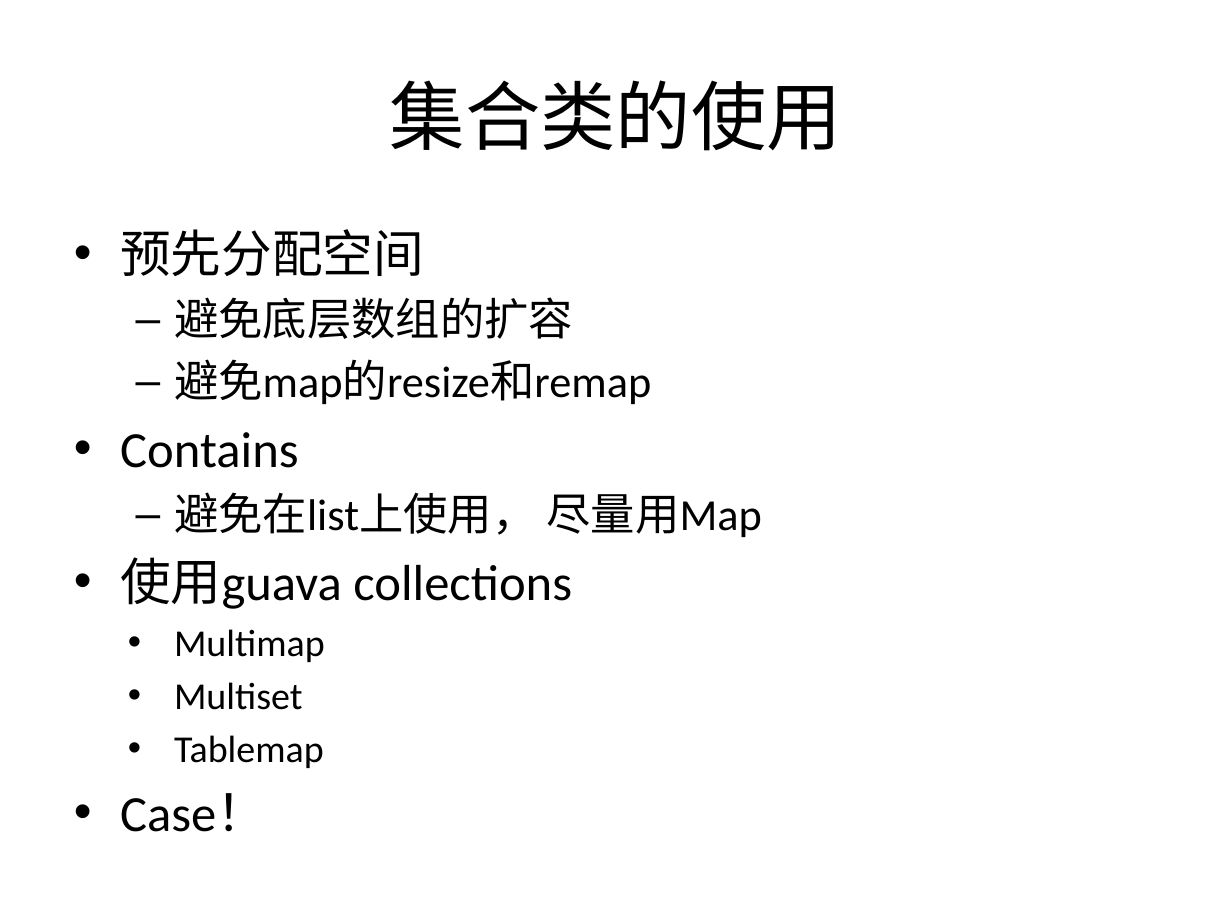
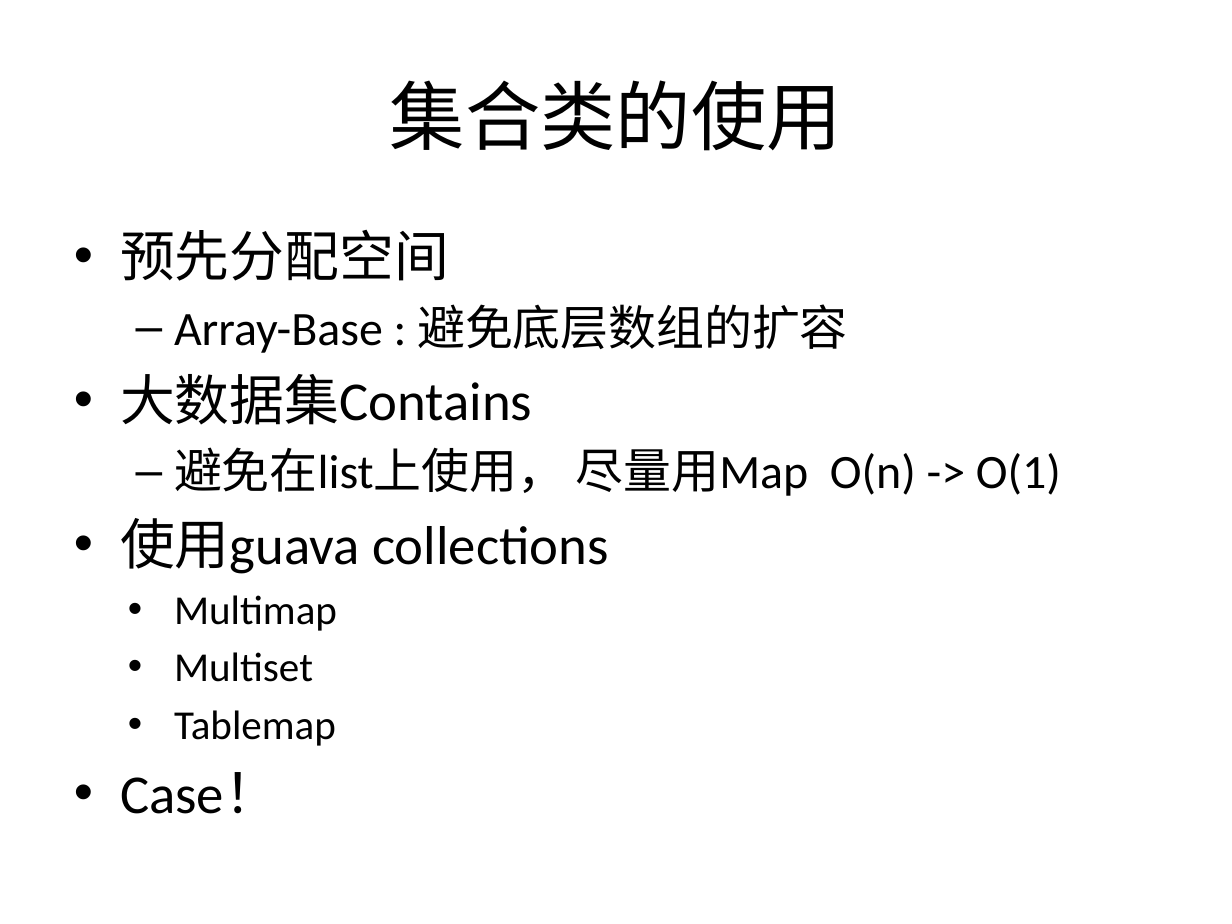
Before and after one commit to cyberdak/javaperformance, a slide deck: slide 22 of Java 性能优化.pptx. Drawn at 1232x924 pixels with LibreOffice and Linux fonts; fonts in the diff are those of the drawing. Boxes give left, top, right and bottom in pixels: in the first picture for what was removed or moved away, otherwise in the second. Text is boxed around its words. In the diff, an @@ line names an element or a change of style, - is before the commit and + after.

```diff
--- a/Java 性能优化.pptx
+++ b/Java 性能优化.pptx
@@ text at bbox=[120, 230, 609, 814]: size 29.6 to 32 pt in "预先分配空间", "使用guava collections", "Case！"; size 22.2 to 24 pt in "Multimap", "Multiset", "Tablemap" @@
@@ text at bbox=[120, 304, 1061, 496]: text changed; size 25.9 to 28 pt @@
-  – 避免底层数组的扩容
-  – 避免map的resize和remap
-• Contains
-  – 避免在list上使用， 尽量用Map
+  – Array-Base : 避免底层数组的扩容
+  • 大数据集Contains
+  – 避免在list上使用， 尽量用Map O(n) -> O(1)
```
Also in this commit, not shown: 5 other slides changed.
